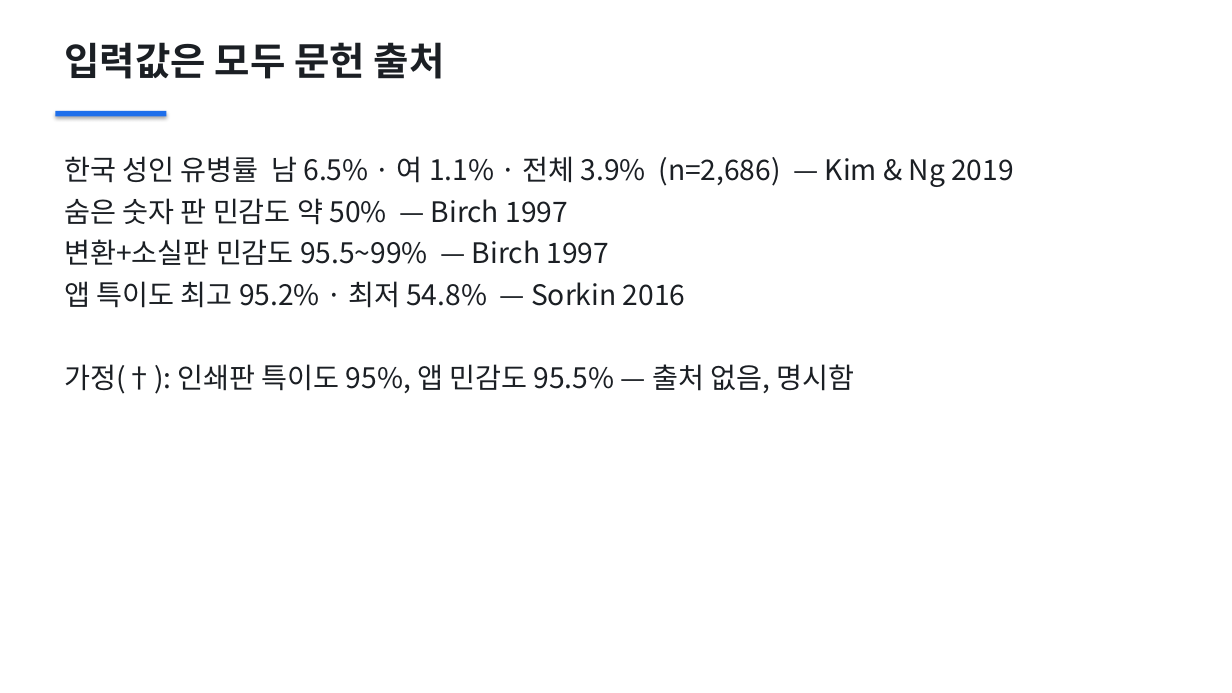
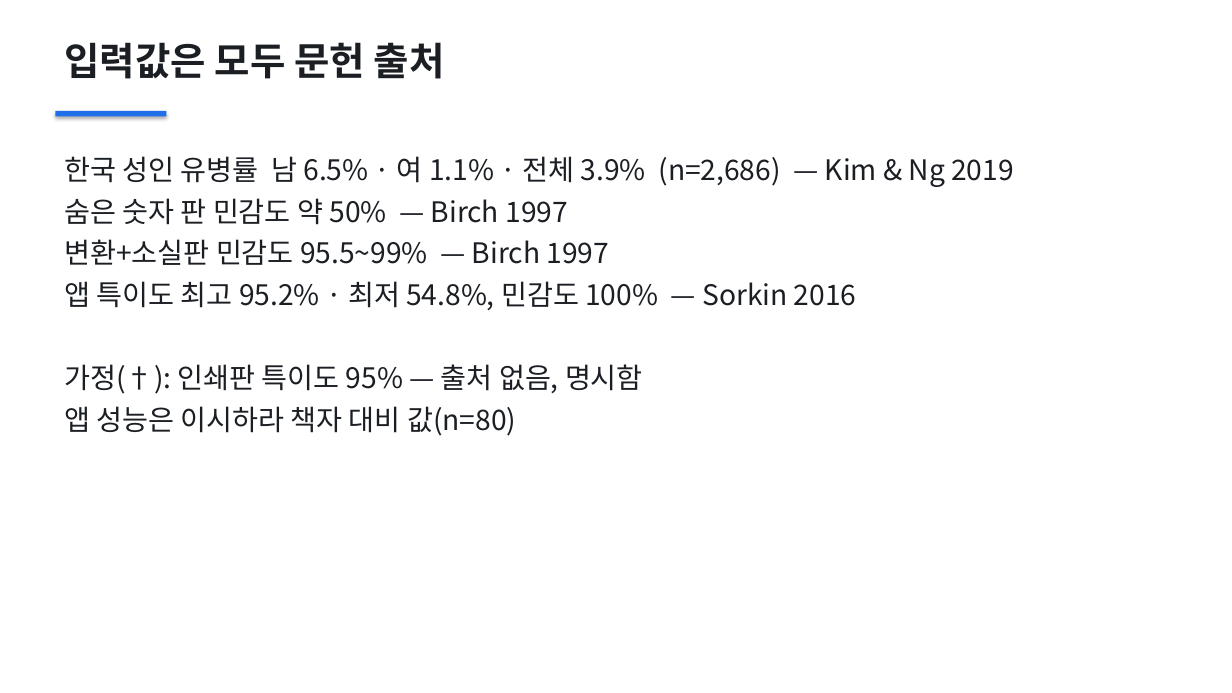
Before and after one commit to rhlfur2055-prog/cvd-screening-review, a slide deck: slide 3 of slides/cvd-screening-review.pptx. Drawn at 1232x693 pixels with LibreOffice and Linux fonts; fonts in the diff are those of the drawing. Boxes give left, top, right and bottom in pixels: in the first picture for what was removed or moved away, otherwise in the second. Text is boxed around its words. In the diff, an @@ line names an element or a change of style, - is before the commit and + after.

Commit message:
Correct app sensitivity to 100% (Sorkin abstract) found by paper-reader skill check; add experiment log

```diff
--- a/slides/cvd-screening-review.pptx
+++ b/slides/cvd-screening-review.pptx
@@ text at (x1=64, y1=281, x2=857, y2=436): text changed @@
-앱 특이도 최고 95.2% · 최저 54.8% — Sorkin 2016
-가정(†): 인쇄판 특이도 95%, 앱 민감도 95.5% — 출처 없음, 명시함
+앱 특이도 최고 95.2% · 최저 54.8%, 민감도 100% — Sorkin 2016
+가정(†): 인쇄판 특이도 95% — 출처 없음, 명시함
+앱 성능은 이시하라 책자 대비 값(n=80)
```
Also in this commit, not shown: 2 other slides changed, 10 other files.
